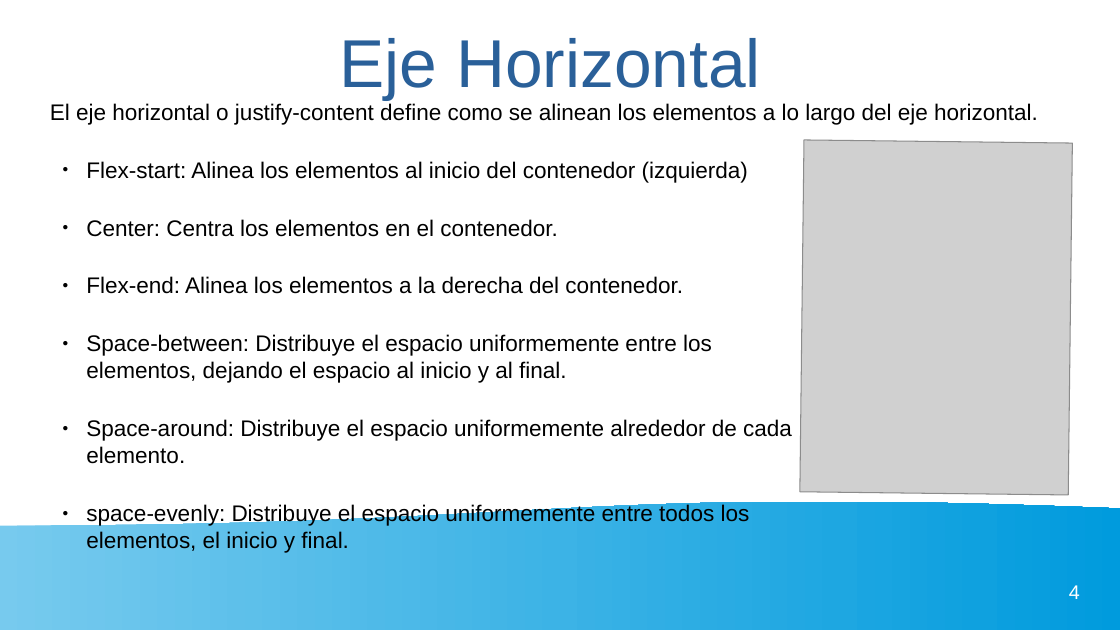
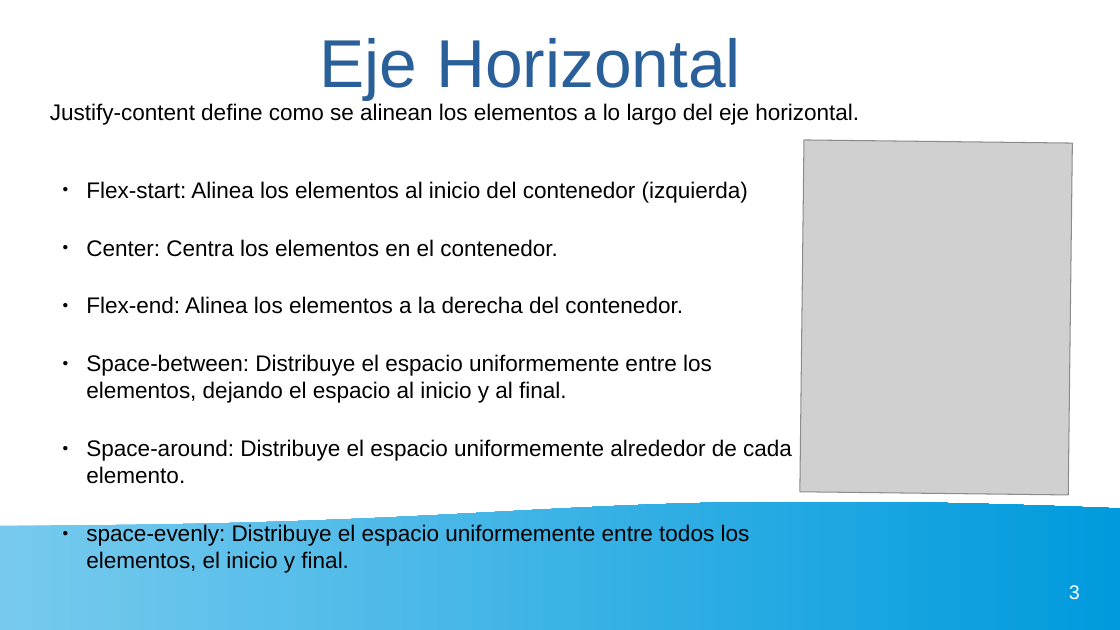
Before and after one commit to gaizkamg/HTML-CSS-Entregable, a slide deck: slide 3 of Presentacion/presentacion-flexbox.odp (slide 4 before the commit). Drawn at 1120x630 pixels with LibreOffice and Linux fonts; fonts in the diff are those of the drawing; grey boxes stand for pictures. Boxes give left, top, right and bottom in pixels: in the first picture for what was removed or moved away, otherwise in the second. Text is boxed around its words. In the diff, an @@ line names an element or a change of style, - is before the commit and + after.

```diff
--- a/Presentacion/presentacion-flexbox.odp
+++ b/Presentacion/presentacion-flexbox.odp
@@ title "Eje Horizontal": place and size @@
-title "Eje Horizontal" at [340, 38, 761, 100]
+title "Eje Horizontal" at [320, 38, 741, 100]
@@ text at [50, 103, 859, 125]: text changed @@
-El eje horizontal o justify-content define como se alinean los elementos a lo largo del eje horizontal.
+Justify-content define como se alinean los elementos a lo largo del eje horizontal.
@@ text "Flex-start: Alinea los elementos al ...": place and size @@
-text "Flex-start: Alinea los elementos al ..." at [86, 161, 792, 553]
+text "Flex-start: Alinea los elementos al ..." at [86, 181, 792, 573]
@@ page number at [1069, 585, 1080, 600]: text changed @@
-4
+3
```
Also in this commit, not shown: 3 other slides changed, 2 slides added, 1 slide removed, 2 other files.
